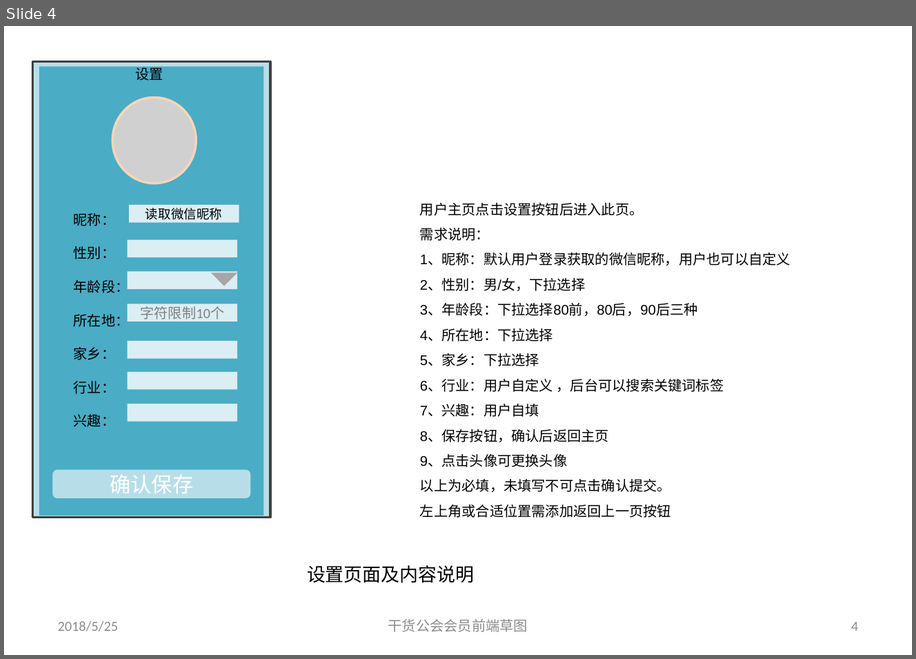
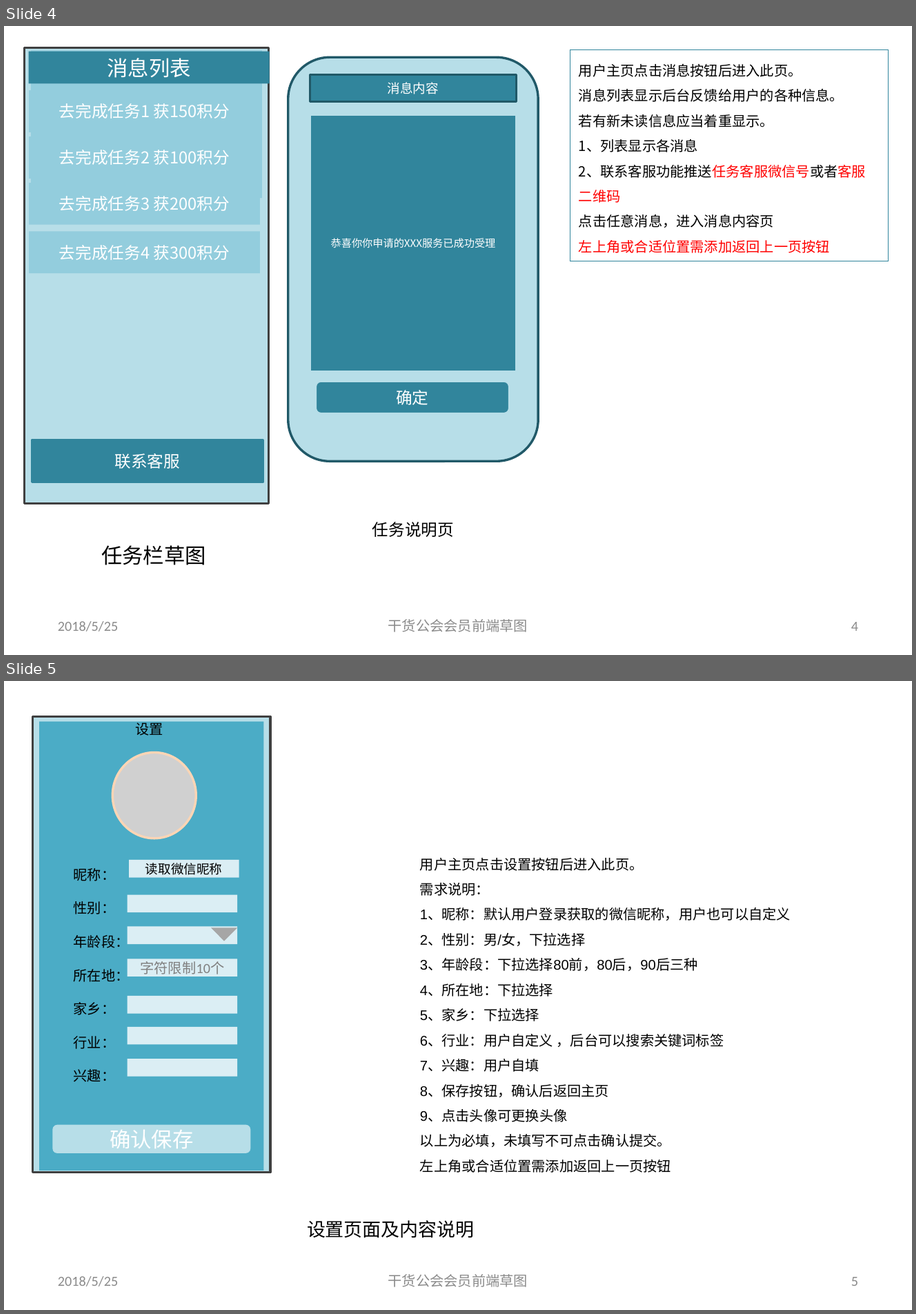
Before and after one commit to Sunset-Knight/simpleDOC, a slide deck: 前端草图180525.pptx. Shown one above the other, each under a label of ours: slide 4 before the commit, slides 4 and 5 after it. The pictures are 916x659 and 916x1314 pixels, drawn with LibreOffice and Linux fonts; fonts in the diff are those of the drawing; grey boxes stand for pictures. Boxes give left, top, right and bottom in pixels: in the first picture for what was removed or moved away, otherwise in the second. Text is boxed around its words. In the diff, an @@ line names an element or a change of style, - is before the commit and + after.

```diff
--- a/前端草图180525.pptx
+++ b/前端草图180525.pptx
@@ slide 4 added at (x1=4, y1=26, x2=912, y2=655), background #FFFFFF @@
@@ group added at (x1=24, y1=48, x2=269, y2=503): 6 rectangles, 2 texts @@
+去完成任务1 获150积分
+去完成任务2 获100积分
+去完成任务3 获200积分
+去完成任务4 获300积分
+联系客服
+消息列表
@@ rectangle added at (x1=570, y1=49, x2=889, y2=261), fill #FFFFFF, outline #31859C 0.75 pt, 12 pt, text #000000 @@
+用户主页点击消息按钮后进入此页。
+消息列表显示后台反馈给用户的各种信息。
+若有新未读信息应当着重显示。
+1、列表显示各消息
+2、联系客服功能推送任务客服微信号或者客服二维码
+点击任意消息，进入消息内容页
+左上角或合适位置需添加返回上一页按钮
@@ group added at (x1=288, y1=57, x2=538, y2=537): 2 rounded rectangles, 2 rectangles, 1 text @@
+消息内容
+恭喜你你申请的XXX服务已成功受理
+确定
+任务说明页
@@ text added at (x1=101, y1=545, x2=206, y2=565), 18 pt, text #000000 @@
+任务栏草图
@@ text added at (x1=58, y1=621, x2=118, y2=631), 12 pt, text #8C8C8C @@
+2018/5/25
@@ text added at (x1=388, y1=619, x2=528, y2=632), 12 pt, text #8C8C8C @@
+干货公会会员前端草图
@@ page number added at (x1=851, y1=621, x2=858, y2=630), 12 pt, text #8C8C8C @@
+4
@@ what was slide 4 is now slide 5 @@
@@ page number at (x1=851, y1=1276, x2=858, y2=1285): text changed @@
-4
+5
```
Also in this commit, not shown: 2 slides changed, 1 other file.
